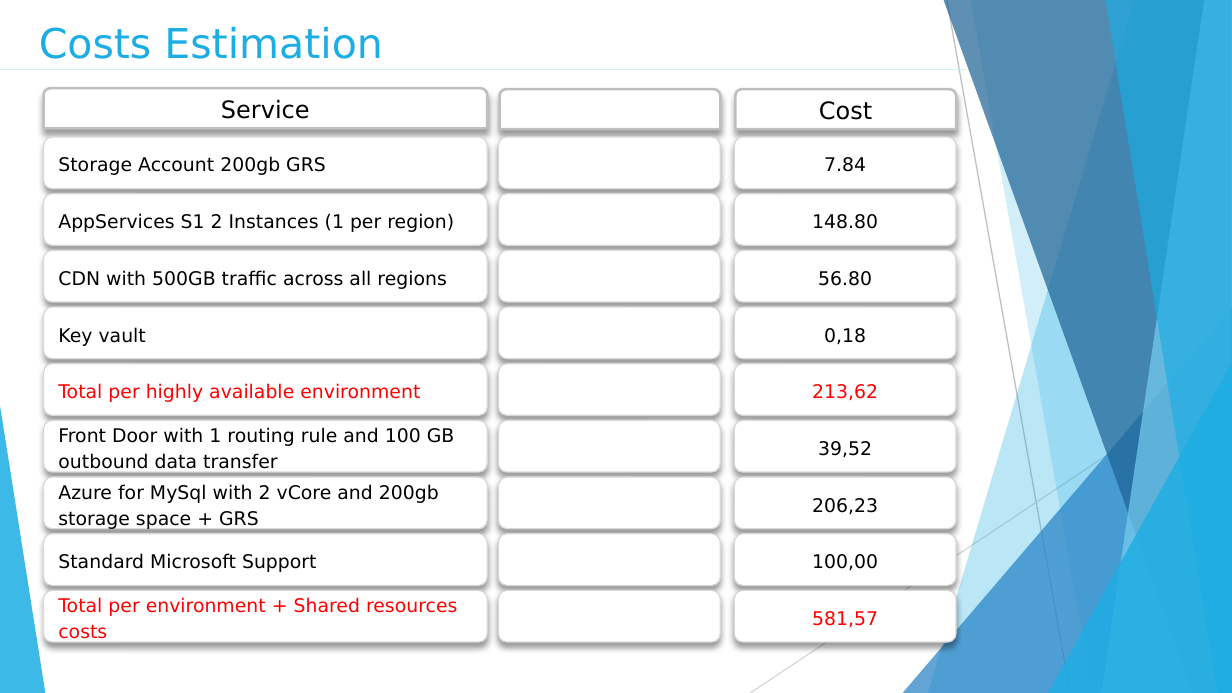
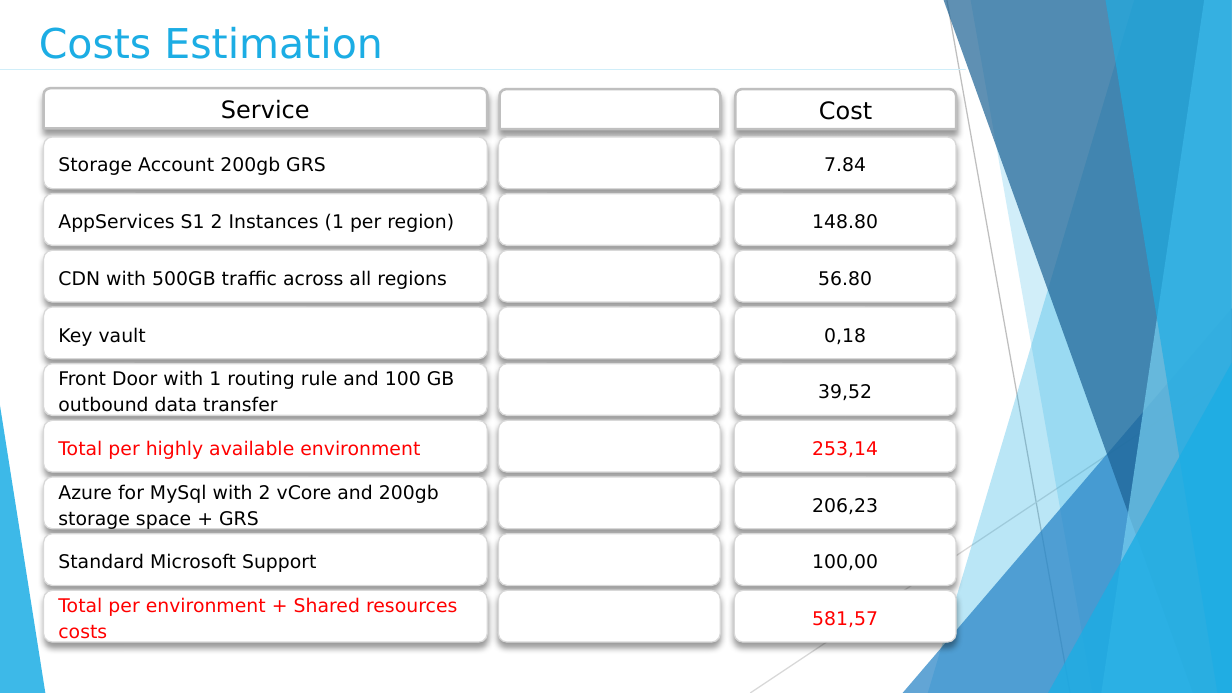
Before and after one commit to TonySniper/customer-infrastructure, a slide deck: slide 17 of documents/Sentia Assessment - Cool Project.pptx. Drawn at 1232x693 pixels with LibreOffice and Linux fonts; fonts in the diff are those of the drawing. Boxes give left, top, right and bottom in pixels: in the first picture for what was removed or moved away, otherwise in the second. Text is boxed around its words. In the diff, an @@ line names an element or a change of style, - is before the commit and + after.

```diff
--- a/documents/Sentia Assessment - Cool Project.pptx
+++ b/documents/Sentia Assessment - Cool Project.pptx
@@ rounded rectangle "Front Door with 1 routing ...": place and size @@
-rounded rectangle "Front Door with 1 routing ..." at bbox=[43, 420, 487, 472]
+rounded rectangle "Front Door with 1 routing ..." at bbox=[43, 363, 487, 415]
@@ rounded rectangle "39,52": place and size @@
-rounded rectangle "39,52" at bbox=[734, 420, 956, 472]
+rounded rectangle "39,52" at bbox=[734, 363, 956, 415]
@@ rounded rectangle removed at bbox=[734, 363, 956, 415] @@
-213,62
@@ rounded rectangle "Total per highly available environment": place and size @@
-rounded rectangle "Total per highly available environment" at bbox=[43, 363, 487, 415]
+rounded rectangle "Total per highly available environment" at bbox=[43, 420, 487, 472]
@@ rounded rectangle added at bbox=[734, 420, 956, 472], fill #FFFFFF, outline #D8D8D8 0.75 pt, 11 pt, text #FF0000 @@
+253,14
```
Also in this commit, not shown: 2 other slides changed.
